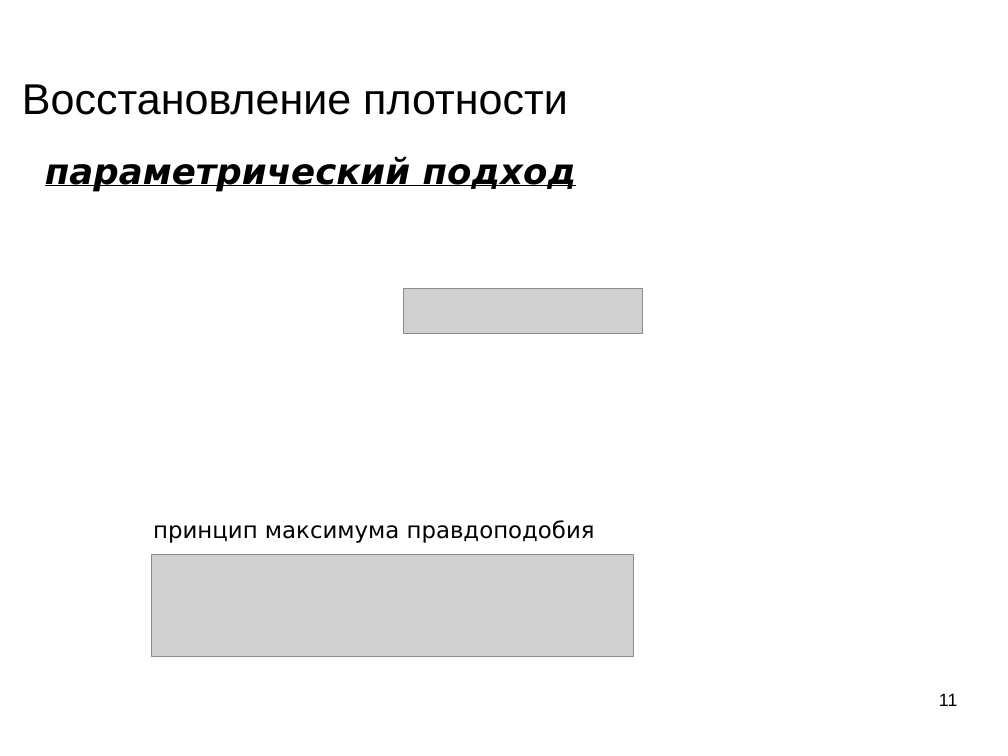
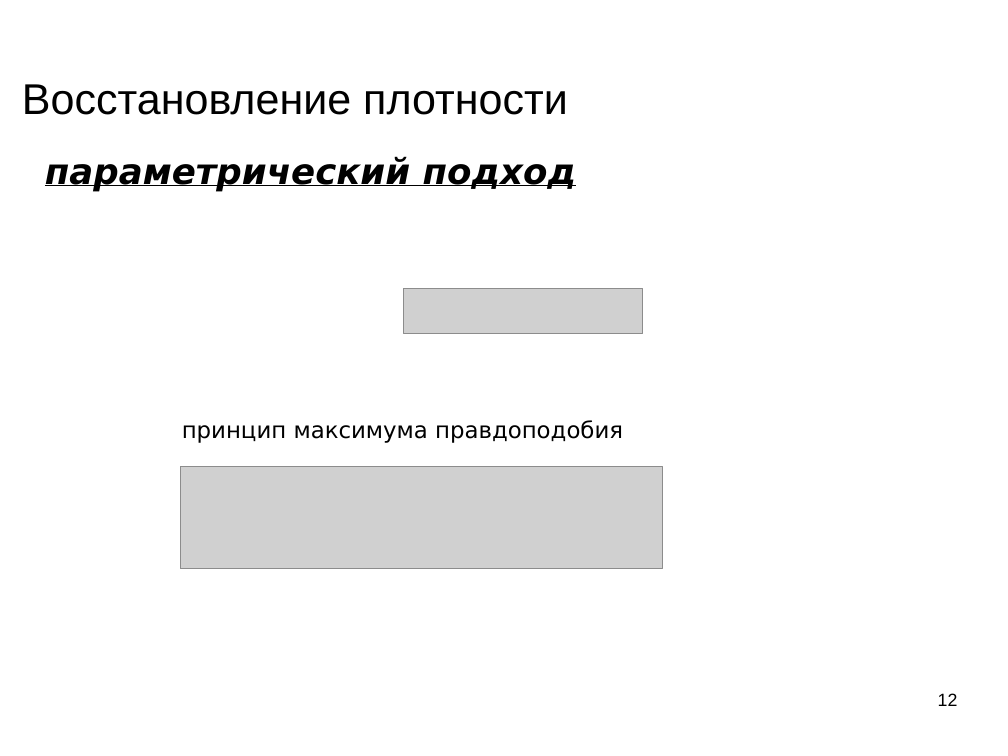
Before and after one commit to mechanoid5/ml_lectorium_legacy, a slide deck: slide 12 of 05-em.odp (slide 11 before the commit). Drawn at 1008x756 pixels with LibreOffice and Linux fonts; fonts in the diff are those of the drawing; grey boxes stand for pictures; background and template pictures are left out. Boxes give left, top, right and bottom in pixels: in the first picture for what was removed or moved away, otherwise in the second. Text is boxed around its words. In the diff, an @@ line names an element or a change of style, - is before the commit and + after.

```diff
--- a/05-em.odp
+++ b/05-em.odp
@@ text "принцип максимума правдоподобия": place and size @@
-text "принцип максимума правдоподобия" at bbox=[153, 520, 595, 543]
+text "принцип максимума правдоподобия" at bbox=[182, 420, 623, 443]
@@ picture: place and size @@
-picture at bbox=[151, 554, 633, 657]
+picture at bbox=[180, 466, 662, 569]
@@ page number at bbox=[938, 693, 958, 706]: text changed @@
-11
+12
```
Also in this commit, not shown: 4 other slides changed, 1 slide added, 2 other files.
